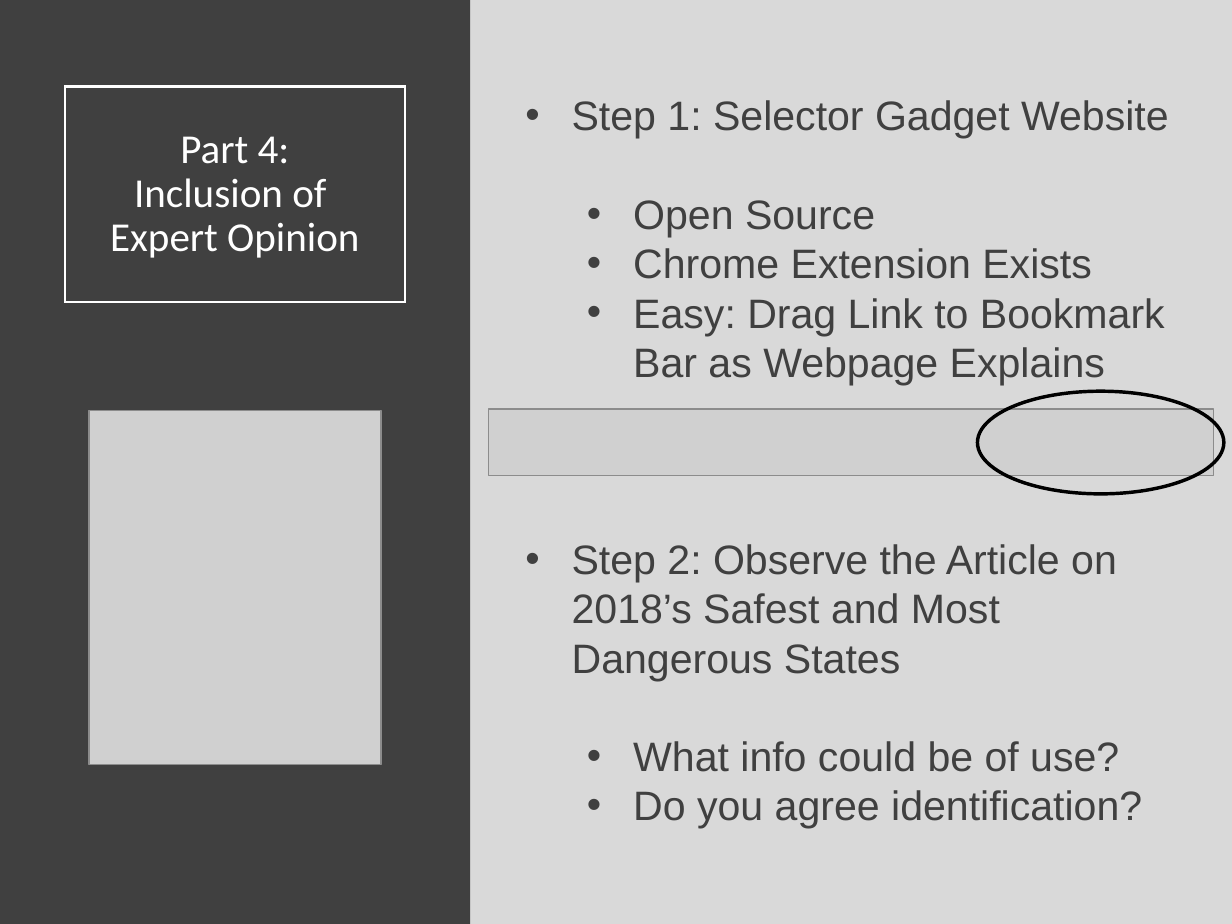
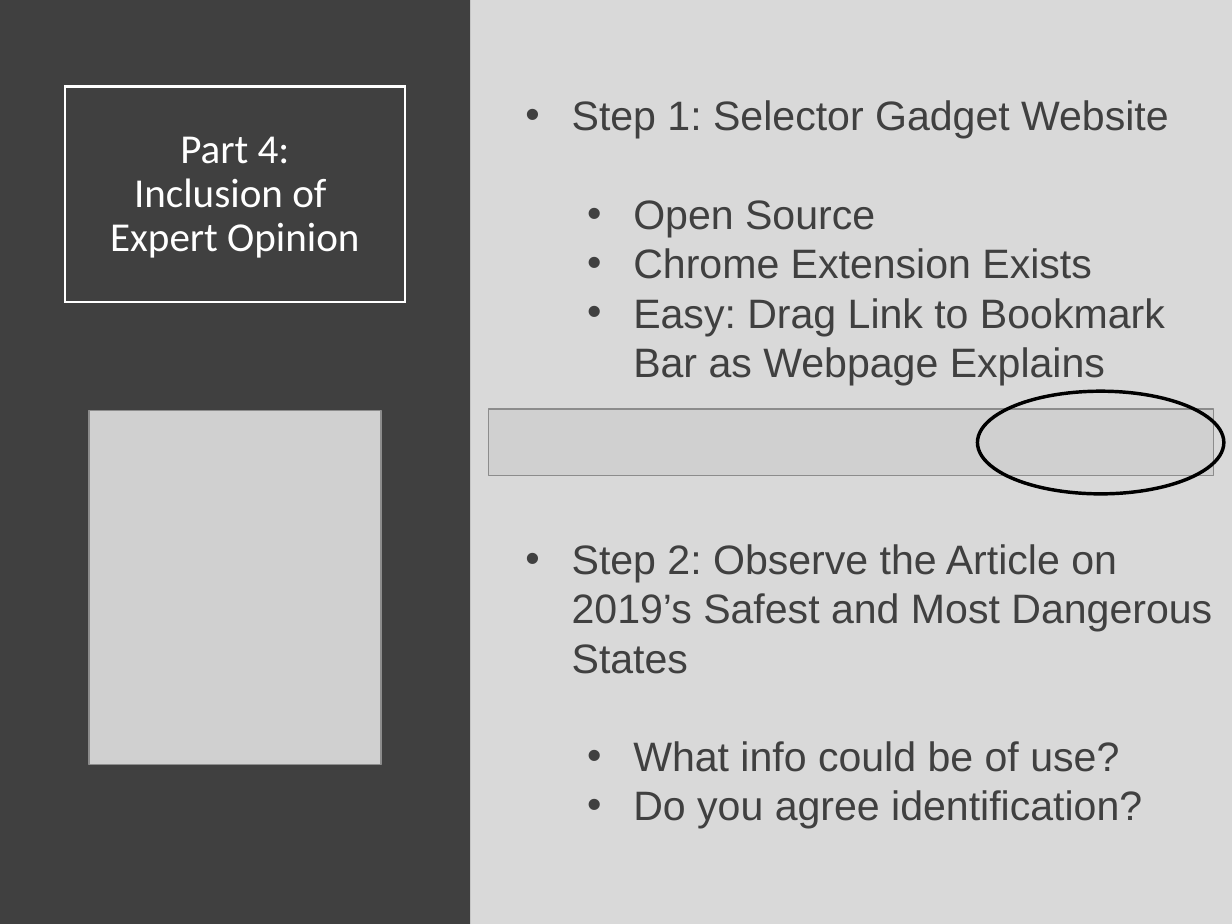
Before and after one commit to SuperMarioGiacomazzo/STOR320_WEBSITE, a slide deck: slide 17 of Lecture/Web Scraping/Web_Scraping_Lecture.pptx. Drawn at 1232x924 pixels with LibreOffice and Linux fonts; fonts in the diff are those of the drawing; grey boxes stand for pictures. Boxes give left, top, right and bottom in pixels: in the first picture for what was removed or moved away, otherwise in the second. Text is boxed around its words. In the diff, an @@ line names an element or a change of style, - is before the commit and + after.

```diff
--- a/Lecture/Web Scraping/Web_Scraping_Lecture.pptx
+++ b/Lecture/Web Scraping/Web_Scraping_Lecture.pptx
@@ text at bbox=[572, 544, 1212, 674]: text changed @@
-• Step 2: Observe the Article on 2018’s Safest and Most Dangerous States
+• Step 2: Observe the Article on 2019’s Safest and Most Dangerous States
```
Also in this commit, not shown: 5 other slides changed, 13 other files.
